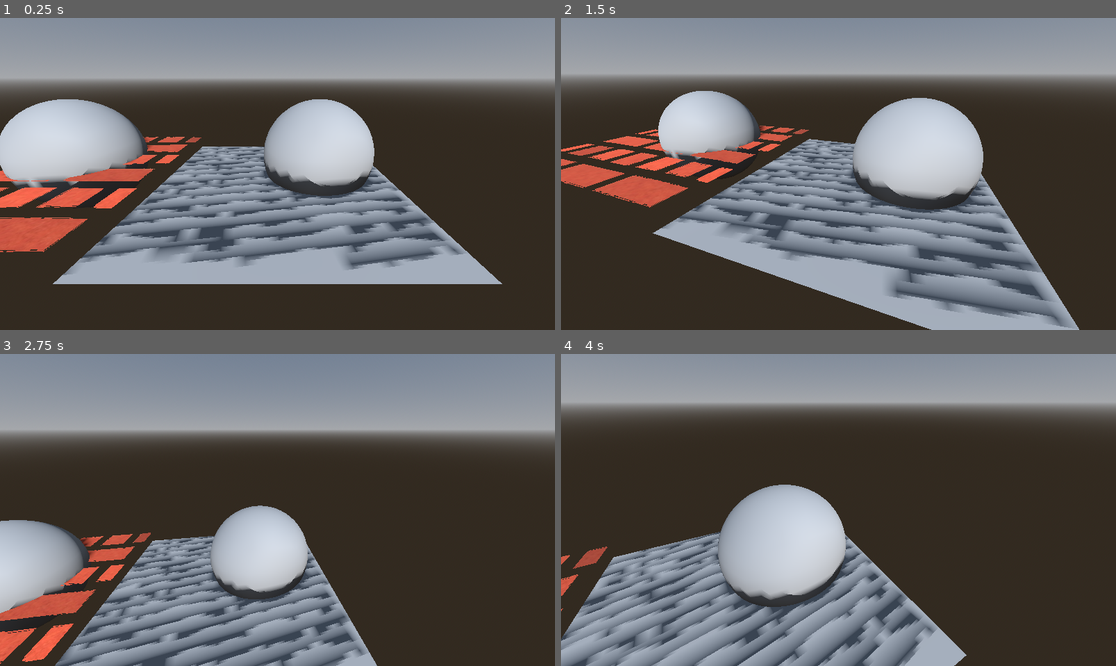
Above: before the commit, frames 1-4 (two rows, left to right).
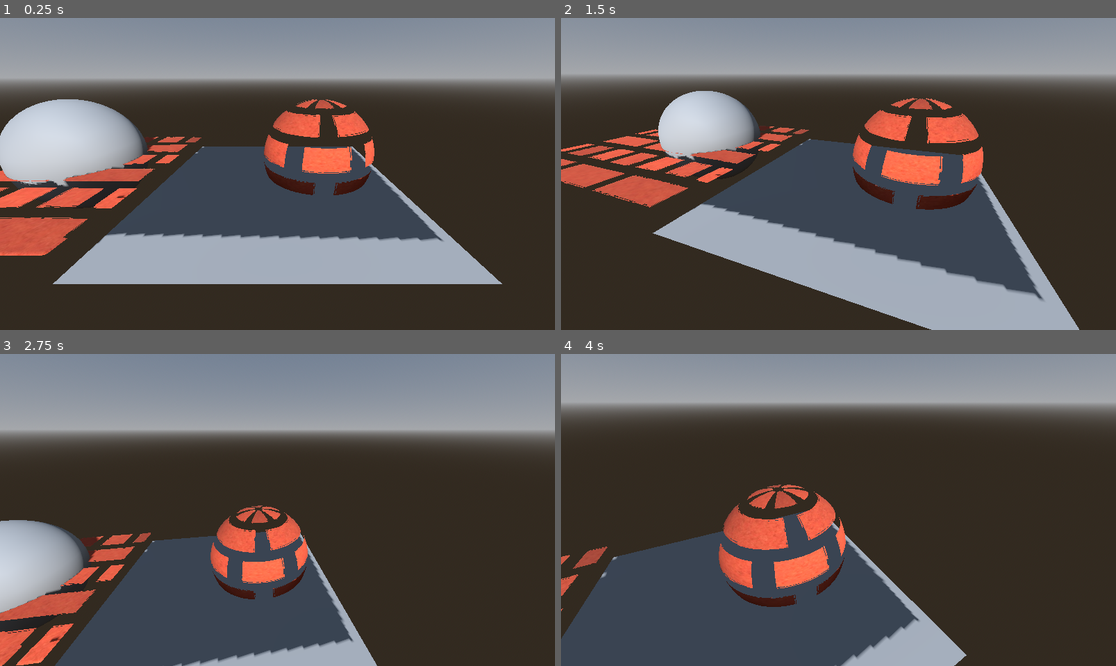
Above: after the commit, the same moments.

Repository: sphynx-owner/parallax-mapping
Game: Godot game, scene res://node_3d.tscn
Same seed, same stepped clock (60 frames per second), same inputs: the game is played once before the commit and once after it. The project has no main scene, so this scene is started directly.
Inputs (mouse positions are in pixels of both pictures, inside the frame that each line leads up to):
- Up to frame 1 (0.25 s): no input
- Up to frame 2 (1.5 s): tap Enter at 0.5 s; move the mouse to (866, 174) at 0.52 s; tap A (A) at 0.6 s; tap D (D) at 0.8, 1.35 s; tap Space at 1.25 s; move the mouse to (810, 174) at 1.27 s
- Up to frame 3 (2.75 s): tap E (E) at 1.55, 2.1 s; tap Enter at 2 s; move the mouse to (288, 503) at 2.02 s; tap S (S) at 2.3 s
- Up to frame 4 (4 s): tap Space at 2.75 s; move the mouse to (832, 516) at 2.77 s; tap S (S) at 2.85 s; tap W (W) at 3.05, 3.6 s; tap Enter at 3.5 s; move the mouse to (877, 513) at 3.52 s; tap A (A) at 3.8 s

The runs differ from the first frame. In frame 1, 18% of the frame differs, in the area x 0-84%, y 26-83%; in frame 2, 21%; in frame 3, 16%; in frame 4, 23%, in the area x 0-68%, y 41-100%.

Commit message:
fixed self-shadowing and simplified shader

Diff:
--- a/node_3d.tscn
+++ b/node_3d.tscn
@@ -20,6 +20,7 @@
 shader_parameter/inverse_height = true
 shader_parameter/compressed_normals = false
 shader_parameter/texture_scale = Vector2(1, 1)
+shader_parameter/discard_edge = true
 shader_parameter/diffuseMap = ExtResource("3_7d35o")
 shader_parameter/normalMap = ExtResource("4_2obec")
 shader_parameter/depthMap = ExtResource("2_q0vlh")
@@ -35,6 +36,7 @@
 shader_parameter/inverse_height = false
 shader_parameter/compressed_normals = true
 shader_parameter/texture_scale = Vector2(1, 1)
+shader_parameter/discard_edge = true
 shader_parameter/diffuseMap = ExtResource("3_72k72")
 shader_parameter/normalMap = ExtResource("4_hiapp")
 shader_parameter/depthMap = ExtResource("2_bjkea")
@@ -49,6 +51,20 @@
 sky = SubResource("Sky_4sawx")
 
 [sub_resource type="SphereMesh" id="SphereMesh_pvnep"]
+
+[sub_resource type="ShaderMaterial" id="ShaderMaterial_2ntl0"]
+render_priority = 0
+shader = ExtResource("1_43x1i")
+shader_parameter/heightScale = 0.052
+shader_parameter/minLayers = 8.0
+shader_parameter/maxLayers = 32.0
+shader_parameter/inverse_height = false
+shader_parameter/compressed_normals = true
+shader_parameter/texture_scale = Vector2(1, 1)
+shader_parameter/discard_edge = false
+shader_parameter/diffuseMap = ExtResource("3_72k72")
+shader_parameter/normalMap = ExtResource("4_hiapp")
+shader_parameter/depthMap = ExtResource("2_bjkea")
 
 [sub_resource type="PlaneMesh" id="PlaneMesh_8j62o"]
 
@@ -71,6 +87,7 @@
 [node name="MeshInstance3D2" type="MeshInstance3D" parent="."]
 transform = Transform3D(1, 0, 0, 0, 1, 0, 0, 0, 1, 0.368743, 0.164764, -0.221929)
 mesh = SubResource("SphereMesh_pvnep")
+surface_material_override/0 = SubResource("ShaderMaterial_2ntl0")
 
 [node name="MeshInstance3D5" type="MeshInstance3D" parent="."]
 transform = Transform3D(1, 0, 0, 0, 1, 0, 0, 0, 1, -1.81895, 0.164764, -0.221929)
@@ -86,3 +103,4 @@
 [node name="DirectionalLight3D" type="DirectionalLight3D" parent="."]
 transform = Transform3D(0.988108, -0.0768812, 0.133162, 1.73002e-08, 0.866025, 0.5, -0.153762, -0.494055, 0.855726, -0.0268892, 0, 0)
 shadow_enabled = true
+directional_shadow_max_distance = 15.0
--- a/parallax.gdshader
+++ b/parallax.gdshader
@@ -17,6 +17,8 @@
 
 uniform vec2 texture_scale = vec2(1.0);
 
+uniform bool discard_edge = true;
+
 void vertex() {
 	// Called for every vertex the material is visible on.
 }
@@ -33,15 +35,15 @@
 	return compressed_normals ? ((texture(normalMap, uv * texture_scale).rgb * 2. - 1.) * vec3(1, -1, 1) + 1.) / 2. : texture(normalMap, uv * texture_scale).rgb;
 }
 
-vec2 ParallaxMapping(vec2 texCoords, vec3 viewDir, out float offset)
+vec2 ParallaxMapping(vec2 texCoords, vec3 tangent_view_dir, out float offset)
 {
-	float numLayers = mix(maxLayers, minLayers, abs(dot(vec3(0.0, 0.0, 1.0), viewDir)));
+	float numLayers = mix(maxLayers, minLayers, abs(dot(vec3(0.0, 0.0, 1.0), tangent_view_dir)));
 	// calculate the size of each layer
 	float layerDepth = 1.0 / numLayers;
 	// depth of current layer
 	float currentLayerDepth = 0.0;
 	// the amount to shift the texture coordinates per layer (from vector P)
-	vec2 P = viewDir.xy / viewDir.z * heightScale;
+	vec2 P = tangent_view_dir.xy / tangent_view_dir.z * heightScale;
 	vec2 deltaTexCoords = P / numLayers;
 
 	// get initial values
@@ -69,28 +71,30 @@
 	float weight = afterDepth / (afterDepth - beforeDepth);
 	vec2 finalTexCoords = prevTexCoords * weight + currentTexCoords * (1.0 - weight);
 
-	offset = currentLayerDepth / abs(dot(vec3(0.0, 0.0, 1.0), viewDir)) * heightScale;
+	offset = currentLayerDepth / abs(dot(vec3(0.0, 0.0, 1.0), tangent_view_dir)) * heightScale;
 
 	return finalTexCoords;
 }
 
 void fragment()
 {
-	// offset texture coordinates with Parallax Mapping
-	vec3 world_vertex = (INV_VIEW_MATRIX * vec4(VERTEX, 1.0)).xyz;
+	vec4 view_ray_origin = INV_PROJECTION_MATRIX * vec4(SCREEN_UV * 2. - 1., 1., 1.0);
+	view_ray_origin.xyz /= view_ray_origin.w;
+
+	vec3 view_direction = normalize(view_ray_origin.xyz - VERTEX);
+
 	mat3 tangent_basis = mat3(
 	TANGENT,
 	-BINORMAL,
 	NORMAL);
 
-	vec3 viewDir = transpose(mat3(INV_VIEW_MATRIX) * tangent_basis) * normalize(CAMERA_POSITION_WORLD - world_vertex);
+	vec3 tangent_view_dir = transpose(tangent_basis) * view_direction;
 	vec2 texCoords = UV;
 	float offset;
-	texCoords = ParallaxMapping(UV,  viewDir, offset);
-	if(texCoords.x > 1.0 || texCoords.y > 1.0 || texCoords.x < 0.0 || texCoords.y < 0.0)
+	texCoords = ParallaxMapping(UV, tangent_view_dir, offset);
+
+	if(discard_edge && (texCoords.x > 1.0 || texCoords.y > 1.0 || texCoords.x < 0.0 || texCoords.y < 0.0))
 	    discard;
-
-
 
 	NORMAL_MAP =  get_normal(texCoords);
 	NORMAL_MAP_DEPTH = 2.;
@@ -98,12 +102,12 @@
 	// get diffuse color
 	ALBEDO = get_diffuse(texCoords).rgb;
 
-	LIGHT_VERTEX.z -= offset;
+	LIGHT_VERTEX -= offset * view_direction;
 
 	vec4 view_position = INV_PROJECTION_MATRIX * vec4(SCREEN_UV * 2. - 1., FRAGCOORD.z, 1.0);
 	view_position.xyz /= view_position.w;
 
-	view_position.z -= offset;
+	view_position.xyz -= offset * view_direction;
 
 	vec4 ndc_position = PROJECTION_MATRIX * vec4(view_position.xyz, 1.0);
 	ndc_position.xyz /= ndc_position.w;
Not shown: 1 places in node_3d.tscn that only renumber resources
